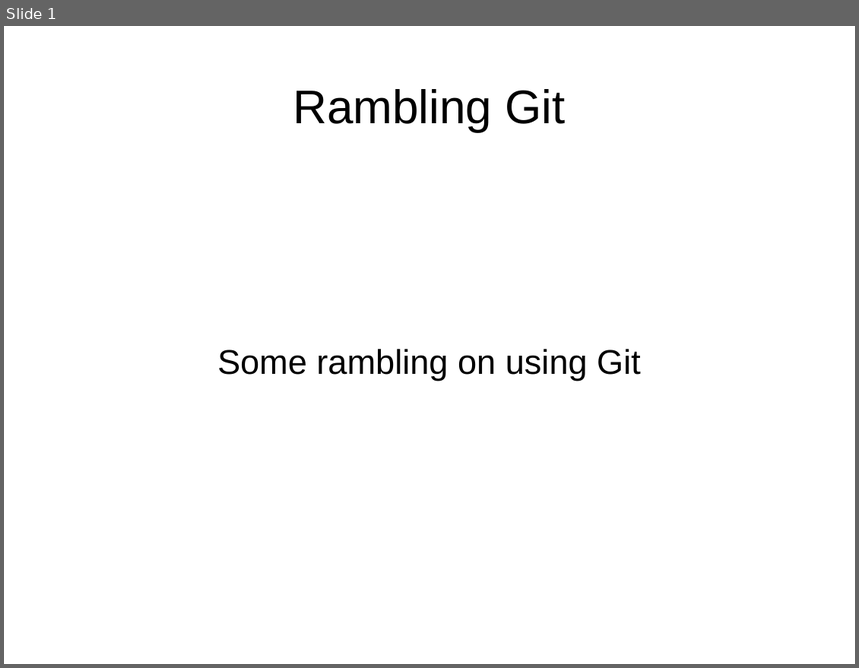
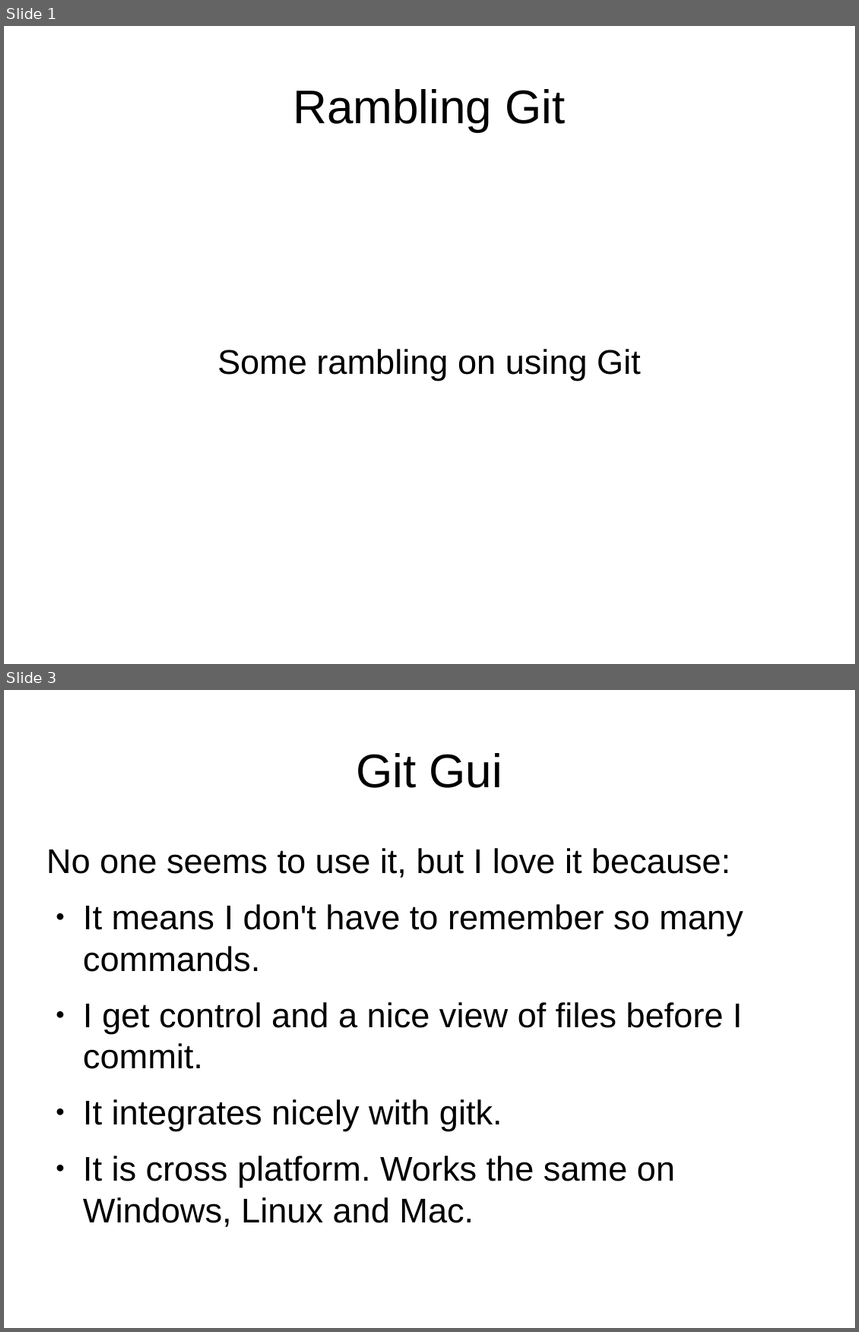
Before and after one commit to warkrug/rambling_git, a slide deck: presentation/ramblings.odp. Shown one above the other, each under a label of ours: slide 1 before the commit, slides 1 and 3 after it; the slides between them are not shown. The pictures are 859x668 and 859x1332 pixels, drawn with LibreOffice and Linux fonts; fonts in the diff are those of the drawing. Boxes give left, top, right and bottom in pixels: in the first picture for what was removed or moved away, otherwise in the second. Text is boxed around its words. In the diff, an @@ line names an element or a change of style, - is before the commit and + after.

```diff
--- a/presentation/ramblings.odp
+++ b/presentation/ramblings.odp
@@ slide 3 added at (4, 690, 855, 1328), background #FFFFFF @@
@@ title added at (356, 753, 503, 788), 44 pt, text #000000 @@
+Git Gui
@@ text added at (47, 848, 743, 1227), 32 pt, text #000000 @@
+No one seems to use it, but I love it because:
+● It means I don't have to remember so many commands.
+● I get control and a nice view of files before I commit.
+● It integrates nicely with gitk.
+● It is cross platform. Works the same on Windows, Linux and Mac.
```
Also in this commit, not shown: 11 other slides added, 6 other files.
